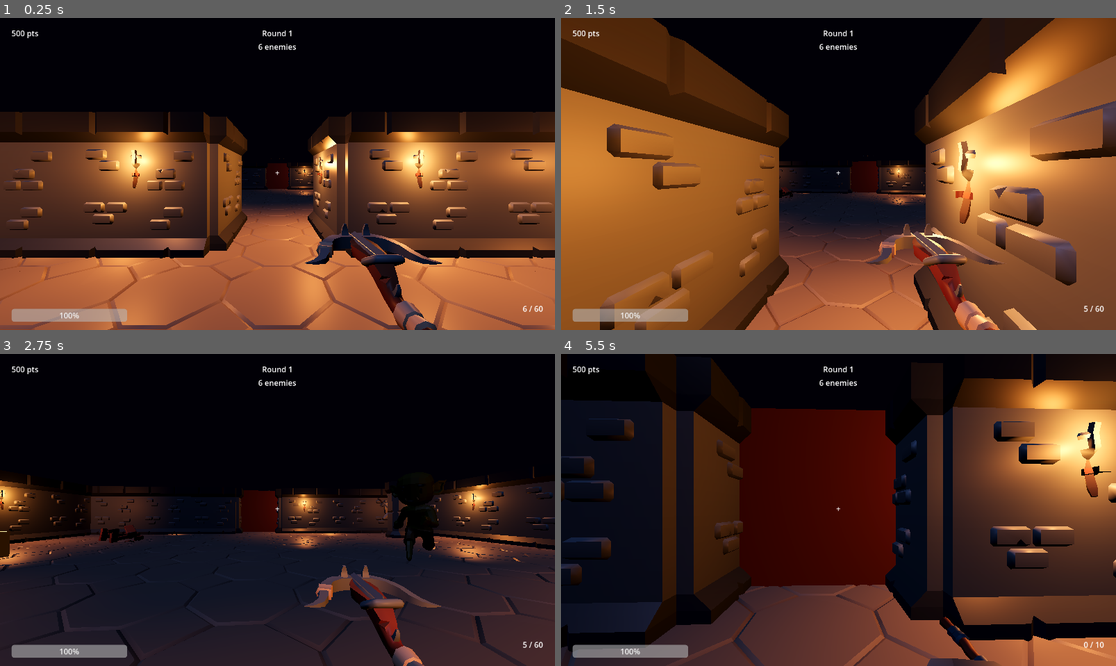
Above: before the commit, frames 1-4 (two rows, left to right).
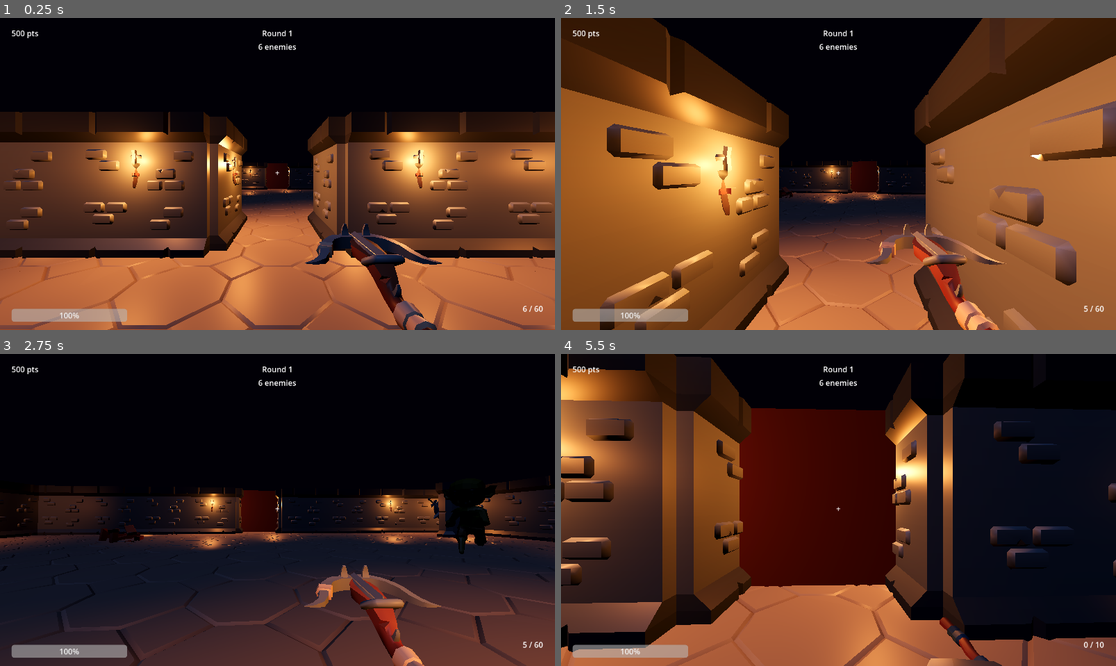
Above: after the commit, the same moments.

Repository: ariesyous/projectbluebean
Game: Godot game, scene res://scenes/world/Arena.tscn
Same seed, same stepped clock (60 frames per second), same inputs: the game is played once before the commit and once after it.
Inputs (mouse positions are in pixels of both pictures, inside the frame that each line leads up to):
- Up to frame 1 (0.25 s): no input
- Up to frame 2 (1.5 s): tap Enter at 0.5 s; move the mouse to (866, 174) at 0.52 s; press the mouse at (866, 174) at 0.53 s; hold W (move_forward) from 0.53 s (still down); tap Space (jump) at 0.77 s; move the mouse to (810, 174) at 1.27 s; release the mouse at (810, 174) at 1.28 s; tap F (interact) at 1.35 s
- Up to frame 3 (2.75 s): keep holding W (move_forward); tap Space (jump) at 1.52 s; move the mouse to (288, 503) at 2.02 s; hold V (melee) from 2.03 s (still down)
- Up to frame 4 (5.5 s): keep holding W (move_forward); move the mouse to (832, 516) at 2.77 s; release V (melee) at 2.78 s; tap 1 (weapon_1) at 2.85 s; click (832, 516) at 2.92 s; tap Space (jump) at 3.02, 3.77, 4.52 s; move the mouse to (877, 513) at 3.52 s; hold 2 (weapon_2) 3.53-4.28 s; move the mouse to (794, 506) at 4.27 s; tap 3 (weapon_3) at 4.35 s; move the mouse to (844, 510) at 5.02 s; press the mouse at (844, 510) at 5.03 s

The runs differ from the first frame. In frame 1, 8.2% of the frame differs, in the area x 3-97%, y 31-100%; in frame 2, 51%; in frame 3, 28%; in frame 4, 72%, in the area x 0-100%, y 0-100%.

Commit message:
M5: add gated dungeon loop route

Diff:
--- a/projectbluebean/scenes/world/Arena.tscn
+++ b/projectbluebean/scenes/world/Arena.tscn
@@ -67,13 +67,13 @@
 transform = Transform3D(1, 0, 0, 0, 1, 0, 0, 0, 1, 8, 0.3, 22)
 
 [node name="Spawn2" type="Marker3D" parent="SpawnPoints" unique_id=1753026228]
-transform = Transform3D(1, 0, 0, 0, 1, 0, 0, 0, 1, -10, 0.3, 6)
+transform = Transform3D(1, 0, 0, 0, 1, 0, 0, 0, 1, -14, 0.3, 6)
 
 [node name="Spawn3" type="Marker3D" parent="SpawnPoints" unique_id=1567893640]
-transform = Transform3D(1, 0, 0, 0, 1, 0, 0, 0, 1, 10, 0.3, -6)
+transform = Transform3D(1, 0, 0, 0, 1, 0, 0, 0, 1, 14, 0.3, -6)
 
 [node name="Spawn4" type="Marker3D" parent="SpawnPoints" unique_id=1212373764]
-transform = Transform3D(1, 0, 0, 0, 1, 0, 0, 0, 1, -10, 0.3, -6)
+transform = Transform3D(1, 0, 0, 0, 1, 0, 0, 0, 1, -14, 0.3, -6)
 
 [node name="Enemies" type="Node3D" parent="." unique_id=822563069]
 
@@ -129,19 +129,19 @@
 [node name="HUD" parent="." unique_id=1671130896 instance=ExtResource("5_507yn")]
 
 [node name="MysteryBox" parent="." unique_id=1459380089 instance=ExtResource("7_xp3bc")]
-transform = Transform3D(1, 0, 0, 0, 1, 0, 0, 0, 1, -10, 0, 0)
+transform = Transform3D(1, 0, 0, 0, 1, 0, 0, 0, 1, -12, 0, -16)
 
 [node name="PerkReload" parent="." unique_id=1855990172 instance=ExtResource("8_gc5g1")]
-transform = Transform3D(1, 0, 0, 0, 1, 0, 0, 0, 1, -7, 0, -19)
+transform = Transform3D(1, 0, 0, 0, 1, 0, 0, 0, 1, -20, 0, -24)
 script = ExtResource("9_bidsv")
 
 [node name="PerkFireRate" parent="." unique_id=74407993 instance=ExtResource("8_gc5g1")]
-transform = Transform3D(1, 0, 0, 0, 1, 0, 0, 0, 1, 7, 0, -19)
+transform = Transform3D(1, 0, 0, 0, 1, 0, 0, 0, 1, 20, 0, -24)
 script = ExtResource("10_jg37k")
 
 [node name="PerkSpeed" parent="." unique_id=558338904 instance=ExtResource("8_gc5g1")]
-transform = Transform3D(1, 0, 0, 0, 1, 0, 0, 0, 1, 0, 0, -16.5)
+transform = Transform3D(1, 0, 0, 0, 1, 0, 0, 0, 1, 0, 0, -34)
 script = ExtResource("11_1bpc6")
 
 [node name="PackAPunch" parent="." unique_id=544359601 instance=ExtResource("12_bidsv")]
-transform = Transform3D(1, 0, 0, 0, 1, 0, 0, 0, 1, 0, 0, -23)
+transform = Transform3D(1, 0, 0, 0, 1, 0, 0, 0, 1, 0, 0, -36)
--- a/projectbluebean/scripts/systems/arena.gd
+++ b/projectbluebean/scripts/systems/arena.gd
@@ -128,17 +128,17 @@
 
 	# Combat room: clutter the edges only so orc routes stay clean.
 	_place_prop("table_medium_broken.gltf", Vector3(-8.5, 0.0, -5.5), deg_to_rad(55.0), props)
-	_place_prop("barrel_small_stack.gltf", Vector3(10.5, 0.0, 5.7), deg_to_rad(-30.0), props)
-	_place_prop("pillar_decorated.gltf", Vector3(-10.0, 0.0, 6.0), 0.0, props)
-	_place_prop("pillar_decorated.gltf", Vector3(10.0, 0.0, -6.0), PI, props)
-	_place_wall_prop("banner_patternA_red.gltf", Vector3(-14.0, 0.0, 0.0), Vector2i(-1, 0), props, 2.25)
-	_place_wall_prop("banner_patternA_green.gltf", Vector3(14.0, 0.0, 0.0), Vector2i(1, 0), props, 2.25)
-
-	# Vault room: richer dressing around the perk and Pack-a-Punch machines.
-	_place_prop("table_long_decorated_A.gltf", Vector3(0.0, 0.0, -21.2), PI, props)
-	_place_prop("barrel_large.gltf", Vector3(-6.8, 0.0, -22.5), deg_to_rad(12.0), props)
-	_place_prop("barrel_small.gltf", Vector3(6.5, 0.0, -22.0), deg_to_rad(-8.0), props)
-	_place_wall_prop("banner_triple_yellow.gltf", Vector3(0.0, 0.0, -26.0), Vector2i(0, -1), props, 2.25)
+	_place_prop("barrel_small_stack.gltf", Vector3(14.0, 0.0, 5.7), deg_to_rad(-30.0), props)
+	_place_prop("pillar_decorated.gltf", Vector3(-14.0, 0.0, 6.0), 0.0, props)
+	_place_prop("pillar_decorated.gltf", Vector3(14.0, 0.0, -6.0), PI, props)
+	_place_wall_prop("banner_patternA_red.gltf", Vector3(-18.0, 0.0, 0.0), Vector2i(-1, 0), props, 2.25)
+	_place_wall_prop("banner_patternA_green.gltf", Vector3(18.0, 0.0, 0.0), Vector2i(1, 0), props, 2.25)
+
+	# Vault loop: keep the middle open so players can run the ring cleanly.
+	_place_prop("table_long_decorated_A.gltf", Vector3(0.0, 0.0, -34.2), PI, props)
+	_place_prop("barrel_large.gltf", Vector3(-16.0, 0.0, -28.0), deg_to_rad(12.0), props)
+	_place_prop("barrel_small.gltf", Vector3(16.0, 0.0, -28.0), deg_to_rad(-8.0), props)
+	_place_wall_prop("banner_triple_yellow.gltf", Vector3(0.0, 0.0, -38.0), Vector2i(0, -1), props, 2.25)
 
 func _place_prop(model: String, position: Vector3, yaw: float, props: Node3D) -> void:
 	var scene := load(KIT + model) as PackedScene
@@ -167,10 +167,25 @@
 
 func _collect_cells() -> void:
 	_add_room(Rect2i(-2, 4, 5, 3))     # Room A (start)
-	_add_room(Rect2i(-3, -2, 7, 5))    # Room B (combat)
-	_add_room(Rect2i(-2, -6, 5, 3))    # Room C (vault)
+	_add_room(Rect2i(-4, -2, 9, 5))    # Room B (combat)
 	_floor_cells[Vector2i(0, 3)] = true     # corridor A <-> B
-	_floor_cells[Vector2i(0, -3)] = true    # corridor B <-> C
+	_floor_cells[Vector2i(0, -3)] = true    # buyable door into the vault loop
+	_add_vault_loop()
+
+func _add_vault_loop() -> void:
+	# A gated ring for late-round kiting. Only the centre top cell touches the
+	# combat room, so the existing buyable door remains the loop unlock.
+	for tx in range(-4, 5):
+		_floor_cells[Vector2i(tx, -4)] = true
+		_floor_cells[Vector2i(tx, -8)] = true
+	for tz in range(-8, -3):
+		_floor_cells[Vector2i(-4, tz)] = true
+		_floor_cells[Vector2i(4, tz)] = true
+	_floor_cells[Vector2i(-5, -6)] = true
+	_floor_cells[Vector2i(5, -6)] = true
+	_floor_cells[Vector2i(-1, -9)] = true
+	_floor_cells[Vector2i(0, -9)] = true
+	_floor_cells[Vector2i(1, -9)] = true
 
 func _add_room(r: Rect2i) -> void:
 	for tx in range(r.position.x, r.position.x + r.size.x):
Not shown, changed: AGENTS.md
Not shown, changed: CLAUDE.md
